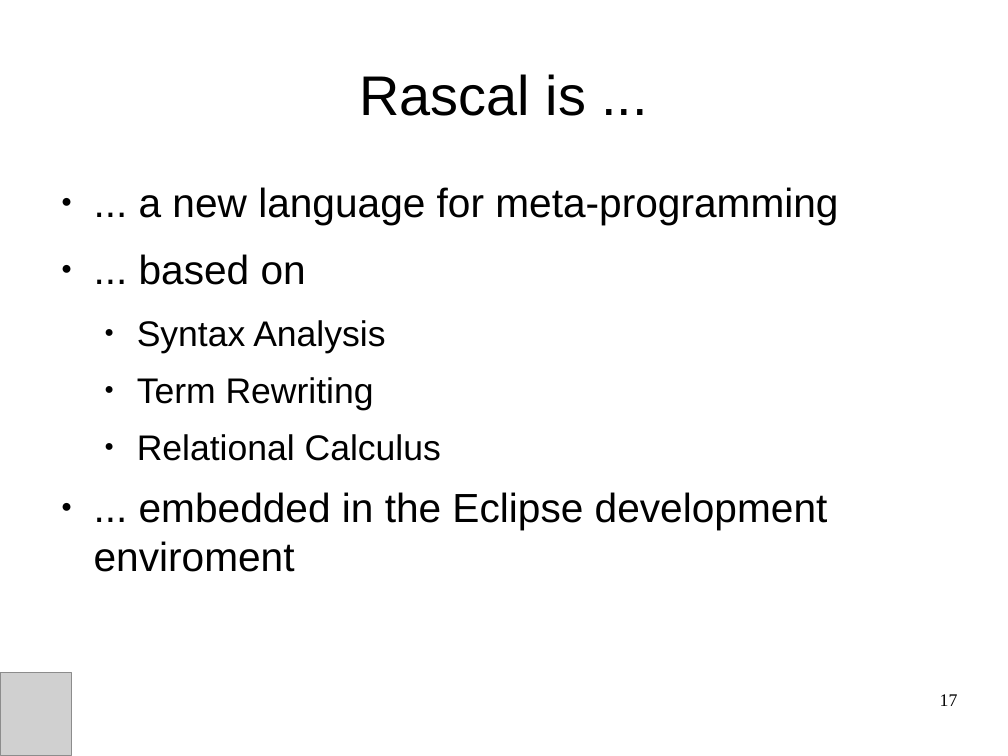
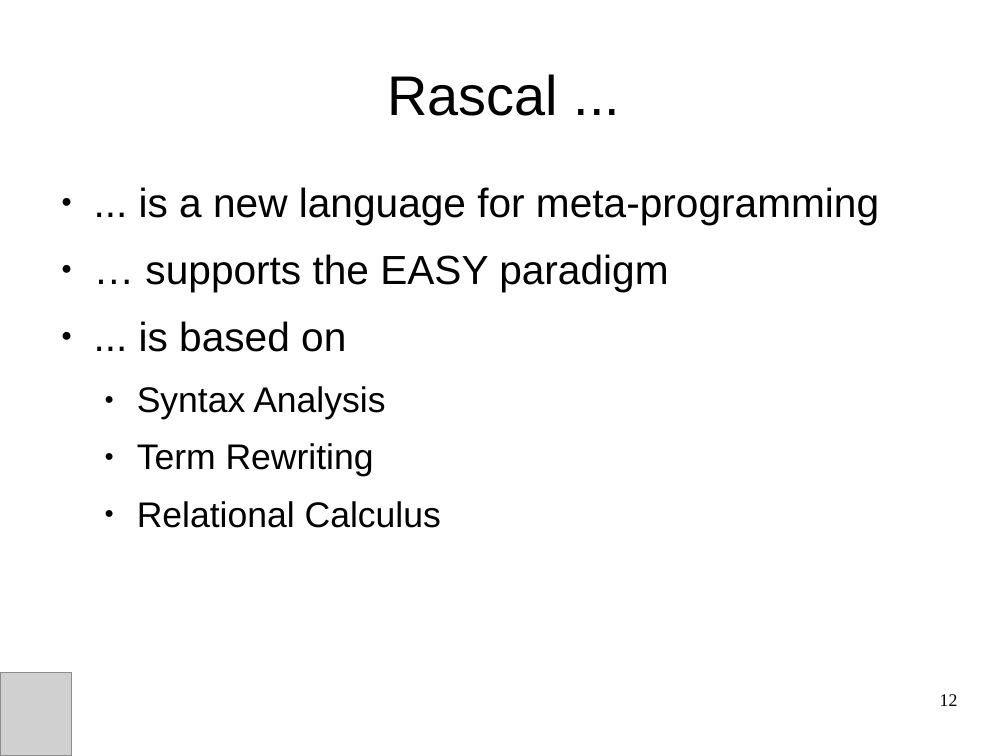
Before and after one commit to cwi-swat/meta-environment, a slide deck: slide 12 of meta-doc/analysis/rascal-slides/rascal-bergen.odp (slide 17 before the commit). Drawn at 1008x756 pixels with LibreOffice and Linux fonts; fonts in the diff are those of the drawing; grey boxes stand for pictures; background and template pictures are left out. Boxes give left, top, right and bottom in pixels: in the first picture for what was removed or moved away, otherwise in the second. Text is boxed around its words. In the diff, an @@ line names an element or a change of style, - is before the commit and + after.

```diff
--- a/meta-doc/analysis/rascal-slides/rascal-bergen.odp
+++ b/meta-doc/analysis/rascal-slides/rascal-bergen.odp
@@ title at <box>387,74,558,116</box>: text changed @@
-Rascal is ...
+Rascal ...
@@ text at <box>139,187,879,352</box>: text changed @@
-● ... a new language for meta-programming
-● ... based on
+● ... is a new language for meta-programming
+● … supports the EASY paradigm
+● ... is based on
@@ text at <box>94,492,828,572</box>: paragraph removed @@
-● ... embedded in the Eclipse development enviroment
@@ page number at <box>940,694,958,706</box>: text changed @@
-17
+12
```
Also in this commit, not shown: 9 other slides changed, 15 slides added, 64 slides removed, 1 other file.
